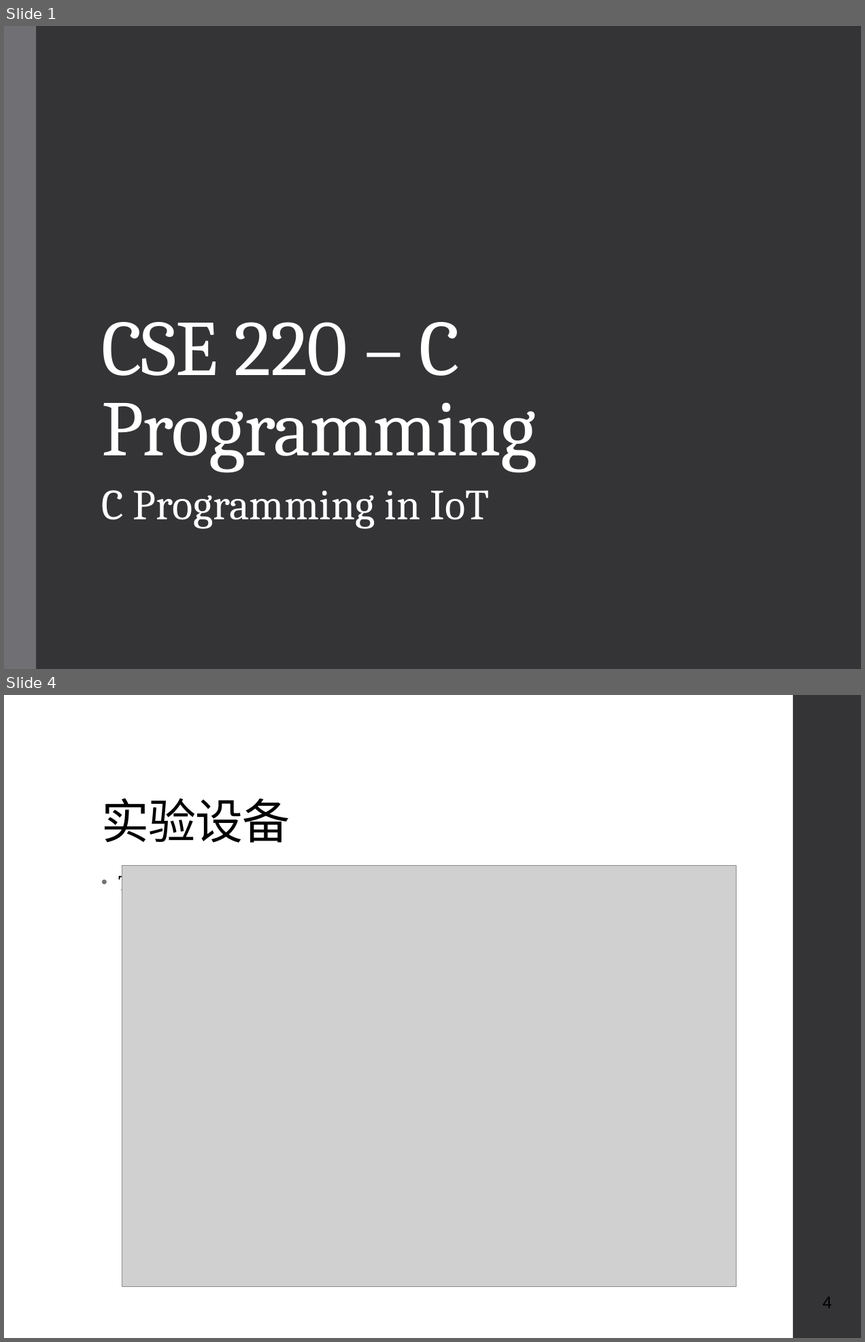
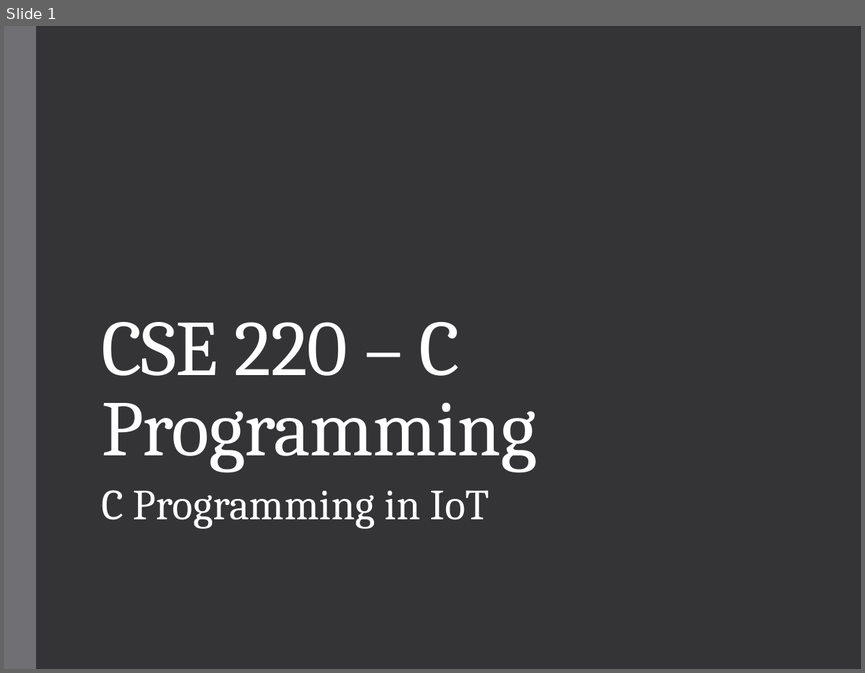
Before and after one commit to geneti/cse220_2020fall, a slide deck: Lectures/cse220-25-C-programming-in-IoT.pptx. Shown one above the other, each under a label of ours: slides 1 and 4 before the commit, slide 1 after it; the slides between them are not shown. The pictures are 865x1342 and 865x673 pixels, drawn with LibreOffice and Linux fonts; fonts in the diff are those of the drawing; grey boxes stand for pictures. Boxes give left, top, right and bottom in pixels: in the first picture for what was removed or moved away, otherwise in the second. Text is boxed around its words. In the diff, an @@ line names an element or a change of style, - is before the commit and + after.

```diff
--- a/Lectures/cse220-25-C-programming-in-IoT.pptx
+++ b/Lectures/cse220-25-C-programming-in-IoT.pptx
@@ slide 4 removed at box(4, 695, 861, 1338), background #FFFFFF @@
@@ rectangle removed at box(793, 695, 861, 1338) @@
@@ title removed at box(101, 798, 290, 843) @@
-实验设备
@@ text removed at box(118, 870, 175, 895) @@
-• TelosB
@@ picture removed at box(122, 866, 736, 1286) @@
@@ page number removed at box(823, 1296, 832, 1308) @@
-4
```
Also in this commit, not shown: 14 slides changed, 2 slides added, 3 other slides removed, 1 other file.
